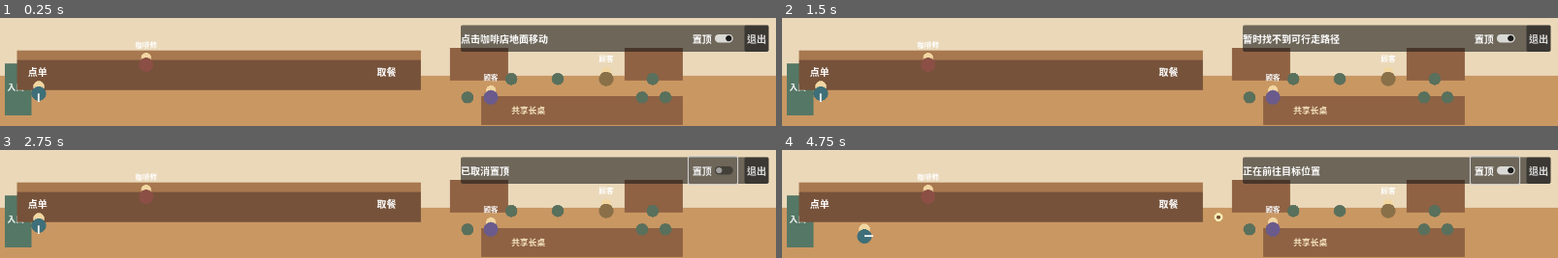
Above: before the commit, frames 1-4 (two rows, left to right).
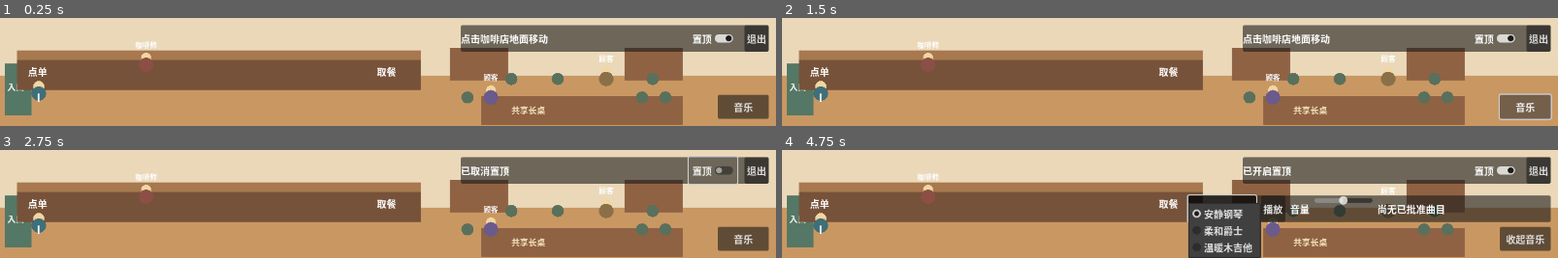
Above: after the commit, the same moments.

Repository: wtfllix/coffee-time
Game: Godot game, scene res://scenes/main.tscn
Two runs of this game, one before a commit and one after it. Both use one fixed random seed, a clock stepped at 60 frames per second and the inputs below.
Inputs (mouse positions are in pixels of both pictures, inside the frame that each line leads up to):
- Up to frame 1 (0.25 s): no input
- Up to frame 2 (1.5 s): click (1526, 106) at 0.5 s, where only the run after the commit has a clickable "音乐"; click (1526, 106) at 1.25 s, where only the run after the commit has a clickable "收起音乐"
- Up to frame 3 (2.75 s): click "置顶" at 2 s
- Up to frame 4 (4.75 s): click "置顶" at 2.75 s; click (1526, 238) at 3.5 s, where only the run after the commit has a clickable "音乐"; click (1224, 208) at 4.25 s, where only the run after the commit has a clickable "安静钢琴"

The runs differ from the first frame. In frame 1, 1.5% of the frame differs, in the area x 92-100%, y 70-94%; in frame 2, 2.5%; in frame 3, 1.5%; in frame 4, 18%, in the area x 4-100%, y 5-100%.

Commit message:
feat: integrate collapsible music player UI

Diff:
--- a/scripts/core/main.gd
+++ b/scripts/core/main.gd
@@ -12,11 +12,17 @@
 ## - res://scripts/ui/prototype_toolbar.gd
 ## - res://scripts/orders/order_controller.gd
 ## - res://scripts/ui/order_panel.gd
+## - res://scripts/audio/music_controller.gd
+## - res://scripts/persistence/local_settings.gd
+## - res://scripts/ui/music_panel.gd
 
 const CafePrototype := preload("res://scripts/cafe/cafe_prototype.gd")
 const PrototypeToolbar := preload("res://scripts/ui/prototype_toolbar.gd")
 const OrderControllerScript := preload("res://scripts/orders/order_controller.gd")
 const OrderPanelScript := preload("res://scripts/ui/order_panel.gd")
+const MusicControllerScript := preload("res://scripts/audio/music_controller.gd")
+const LocalSettingsScript := preload("res://scripts/persistence/local_settings.gd")
+const MusicPanelScript := preload("res://scripts/ui/music_panel.gd")
 const CoffeeDrink: DrinkDefinition = preload("res://data/drinks/coffee.tres")
 const TeaDrink: DrinkDefinition = preload("res://data/drinks/tea.tres")
 
@@ -28,6 +34,9 @@
 var toolbar: Control
 var order_controller: OrderController
 var order_panel: OrderPanel
+var music_controller: Node
+var local_settings: RefCounted
+var music_panel: Control
 var running_embedded: bool = false
 
 
@@ -66,6 +75,18 @@
 	order_controller = OrderControllerScript.new()
 	order_controller.name = "OrderController"
 	add_child(order_controller)
+
+	music_controller = MusicControllerScript.new()
+	music_controller.name = "MusicController"
+	add_child(music_controller)
+	local_settings = LocalSettingsScript.new()
+	var saved_music_settings: Dictionary = local_settings.load_music_settings(
+		MusicControllerScript.DEFAULT_CHANNEL_ID,
+		MusicControllerScript.DEFAULT_VOLUME,
+		MusicControllerScript.CHANNEL_IDS
+	)
+	music_controller.select_channel(saved_music_settings["channel_id"])
+	music_controller.set_volume(saved_music_settings["volume"])
 
 	cafe = CafePrototype.new()
 	cafe.name = "CafePrototype"
@@ -92,6 +113,21 @@
 	var available_drinks: Array[DrinkDefinition] = [CoffeeDrink, TeaDrink]
 	order_panel.configure(available_drinks)
 
+	music_panel = MusicPanelScript.new()
+	music_panel.name = "MusicPanel"
+	add_child(music_panel)
+	music_panel.set_anchors_preset(Control.PRESET_BOTTOM_RIGHT)
+	music_panel.offset_left = -610.0
+	music_panel.offset_top = -56.0
+	music_panel.offset_right = -12.0
+	music_panel.offset_bottom = -12.0
+	music_panel.configure(
+		music_controller.current_channel_id,
+		music_controller.volume,
+		false,
+		music_controller.has_playable_tracks()
+	)
+
 	cafe.status_changed.connect(toolbar.set_status)
 	cafe.interaction_requested.connect(_on_cafe_interaction_requested)
 	toolbar.always_on_top_changed.connect(_on_always_on_top_changed)
@@ -99,6 +135,11 @@
 	order_controller.state_changed.connect(_on_order_state_changed)
 	order_panel.drink_selected.connect(_on_drink_selected)
 	order_panel.cancelled.connect(_on_order_cancelled)
+	music_panel.channel_selected.connect(_on_music_channel_selected)
+	music_panel.play_requested.connect(_on_music_play_requested)
+	music_panel.stop_requested.connect(_on_music_stop_requested)
+	music_panel.volume_changed.connect(_on_music_volume_changed)
+	music_controller.playback_changed.connect(music_panel.set_playing)
 	cafe.set_order_state(order_controller.get_state_name())
 
 	if running_embedded:
@@ -164,3 +205,40 @@
 func _on_order_state_changed(state_name: StringName, message: String) -> void:
 	cafe.set_order_state(state_name)
 	toolbar.set_status(message)
+
+
+## 接收方：res://scripts/ui/music_panel.gd；切换后立即保存频道设置。
+func _on_music_channel_selected(channel_id: StringName) -> void:
+	if not music_controller.select_channel(channel_id):
+		toolbar.set_status(tr("无法识别这个音乐频道"))
+		return
+	music_panel.set_track_availability(music_controller.has_playable_tracks())
+	_save_music_settings()
+
+
+## 接收方：res://scripts/ui/music_panel.gd；每次启动都必须由用户主动触发。
+func _on_music_play_requested() -> void:
+	if music_controller.request_play():
+		toolbar.set_status(tr("音乐已开始播放"))
+	else:
+		toolbar.set_status(tr("当前频道还没有已批准的音乐"))
+
+
+func _on_music_stop_requested() -> void:
+	music_controller.stop()
+	toolbar.set_status(tr("音乐已停止"))
+
+
+## 接收方：res://scripts/ui/music_panel.gd；音量范围为 0.0–1.0。
+func _on_music_volume_changed(volume: float) -> void:
+	music_controller.set_volume(volume)
+	_save_music_settings()
+
+
+func _save_music_settings() -> void:
+	var save_error: Error = local_settings.save_music_settings(
+		music_controller.current_channel_id,
+		music_controller.volume
+	)
+	if save_error != OK:
+		toolbar.set_status(tr("本地音乐设置保存失败，错误码：%d") % save_error)
--- /dev/null
+++ b/scripts/ui/music_panel.gd
@@ -0,0 +1,173 @@
+class_name MusicPanel
+extends Control
+
+## 原型音乐播放器面板。
+##
+## 职责：用单个按钮展开或收起频道、播放、音量和曲目状态，不直接操作音频或文件。
+## 输入：主场景同步的频道、音量、播放状态和当前频道是否有曲目。
+## 输出：用户操作信号，由 res://scripts/core/main.gd 转发给 MusicController。
+## 依赖：res://scripts/audio/music_controller.gd 提供稳定频道 ID。
+
+## 发送方：本面板；接收方：res://scripts/core/main.gd。
+signal channel_selected(channel_id: StringName)
+
+## 发送方：本面板；接收方：res://scripts/core/main.gd。
+signal play_requested
+
+## 发送方：本面板；接收方：res://scripts/core/main.gd。
+signal stop_requested
+
+## 发送方：本面板；接收方：res://scripts/core/main.gd。
+signal volume_changed(volume: float)
+
+const CHANNEL_LABELS := {
+	&"quiet_piano": "安静钢琴",
+	&"soft_jazz": "柔和爵士",
+	&"warm_acoustic": "温暖木吉他",
+}
+const MusicControllerScript := preload("res://scripts/audio/music_controller.gd")
+const VOLUME_PERCENT_SCALE: float = 100.0
+const MENU_BUTTON_WIDTH_PIXELS: float = 84.0
+const MENU_BUTTON_HEIGHT_PIXELS: float = 40.0
+const EXPANDED_MENU_WIDTH_PIXELS: float = 598.0
+const EXPANDED_MENU_HEIGHT_PIXELS: float = 44.0
+const MENU_VERTICAL_GAP_PIXELS: float = 8.0
+
+var menu_button: Button
+var expanded_menu: PanelContainer
+var channel_selector: OptionButton
+var playback_button: Button
+var volume_slider: HSlider
+var availability_label: Label
+var is_playing: bool = false
+var suppress_user_signals: bool = false
+
+
+func _ready() -> void:
+	_build_controls()
+
+
+## 同步完整播放器显示；初始化和设置恢复时不会反向发送用户操作信号。
+func configure(
+	channel_id: StringName,
+	normalized_volume: float,
+	playing: bool,
+	has_tracks: bool
+) -> void:
+	suppress_user_signals = true
+	_select_channel_item(channel_id)
+	volume_slider.value = clampf(normalized_volume, 0.0, 1.0) * VOLUME_PERCENT_SCALE
+	suppress_user_signals = false
+	set_playing(playing)
+	set_track_availability(has_tracks)
+
+
+## 更新播放按钮文字。
+func set_playing(playing: bool) -> void:
+	is_playing = playing
+	if is_instance_valid(playback_button):
+		playback_button.text = tr("停止") if is_playing else tr("播放")
+
+
+## 更新当前频道的曲目提示。无曲目时仍允许点击播放，以显示清晰反馈。
+func set_track_availability(has_tracks: bool) -> void:
+	if not is_instance_valid(availability_label):
+		return
+	availability_label.text = tr("可以播放") if has_tracks else tr("尚无已批准曲目")
+
+
+func _build_controls() -> void:
+	# 根控件覆盖一块布局区域但不拦截咖啡店点击，只有按钮和展开菜单接收鼠标。
+	mouse_filter = Control.MOUSE_FILTER_IGNORE
+
+	menu_button = Button.new()
+	menu_button.text = tr("音乐")
+	menu_button.tooltip_text = tr("展开音乐播放器")
+	menu_button.set_anchors_preset(Control.PRESET_BOTTOM_RIGHT)
+	menu_button.offset_left = -MENU_BUTTON_WIDTH_PIXELS
+	menu_button.offset_top = -MENU_BUTTON_HEIGHT_PIXELS
+	menu_button.offset_right = 0.0
+	menu_button.offset_bottom = 0.0
+	menu_button.pressed.connect(_on_menu_button_pressed)
+	add_child(menu_button)
+
+	expanded_menu = PanelContainer.new()
+	expanded_menu.visible = false
+	expanded_menu.set_anchors_preset(Control.PRESET_BOTTOM_RIGHT)
+	expanded_menu.offset_left = -EXPANDED_MENU_WIDTH_PIXELS
+	expanded_menu.offset_top = -MENU_BUTTON_HEIGHT_PIXELS - MENU_VERTICAL_GAP_PIXELS - EXPANDED_MENU_HEIGHT_PIXELS
+	expanded_menu.offset_right = 0.0
+	expanded_menu.offset_bottom = -MENU_BUTTON_HEIGHT_PIXELS - MENU_VERTICAL_GAP_PIXELS
+	add_child(expanded_menu)
+
+	var row := HBoxContainer.new()
+	row.add_theme_constant_override("separation", 8)
+	expanded_menu.add_child(row)
+
+	channel_selector = OptionButton.new()
+	channel_selector.tooltip_text = tr("选择氛围音乐频道")
+	for channel_id: StringName in MusicControllerScript.CHANNEL_IDS:
+		channel_selector.add_item(tr(CHANNEL_LABELS[channel_id]))
+		channel_selector.set_item_metadata(channel_selector.item_count - 1, channel_id)
+	channel_selector.item_selected.connect(_on_channel_item_selected)
+	row.add_child(channel_selector)
+
+	playback_button = Button.new()
+	playback_button.text = tr("播放")
+	playback_button.tooltip_text = tr("音乐每次启动后需要主动播放")
+	playback_button.pressed.connect(_on_playback_pressed)
+	row.add_child(playback_button)
+
+	var volume_label := Label.new()
+	volume_label.text = tr("音量")
+	volume_label.vertical_alignment = VERTICAL_ALIGNMENT_CENTER
+	row.add_child(volume_label)
+
+	volume_slider = HSlider.new()
+	volume_slider.min_value = 0.0
+	volume_slider.max_value = VOLUME_PERCENT_SCALE
+	volume_slider.step = 1.0
+	volume_slider.custom_minimum_size.x = 96.0
+	volume_slider.tooltip_text = tr("音乐音量")
+	volume_slider.value_changed.connect(_on_volume_value_changed)
+	row.add_child(volume_slider)
+
+	availability_label = Label.new()
+	availability_label.text = tr("尚无已批准曲目")
+	availability_label.vertical_alignment = VERTICAL_ALIGNMENT_CENTER
+	row.add_child(availability_label)
+
+
+func _on_menu_button_pressed() -> void:
+	expanded_menu.visible = not expanded_menu.visible
+	menu_button.text = tr("收起音乐") if expanded_menu.visible else tr("音乐")
+	menu_button.tooltip_text = (
+		tr("收起音乐播放器") if expanded_menu.visible else tr("展开音乐播放器")
+	)
+
+
+func _select_channel_item(channel_id: StringName) -> void:
+	for item_index in channel_selector.item_count:
+		if StringName(channel_selector.get_item_metadata(item_index)) == channel_id:
+			channel_selector.select(item_index)
+			return
+
+
+func _on_channel_item_selected(item_index: int) -> void:
+	if suppress_user_signals:
+		return
+	var channel_id := StringName(channel_selector.get_item_metadata(item_index))
+	channel_selected.emit(channel_id)
+
+
+func _on_playback_pressed() -> void:
+	if is_playing:
+		stop_requested.emit()
+	else:
+		play_requested.emit()
+
+
+func _on_volume_value_changed(percent: float) -> void:
+	if suppress_user_signals:
+		return
+	volume_changed.emit(percent / VOLUME_PERCENT_SCALE)
--- /dev/null
+++ b/tests/test_music_panel.gd
@@ -0,0 +1,84 @@
+extends SceneTree
+
+## 音乐播放器面板的无窗口自动化测试。
+##
+## 运行：godot4 --headless --path . --script tests/test_music_panel.gd
+## 预期：输出 [PASS]，进程退出码为 0。
+
+const MusicPanelScript := preload("res://scripts/ui/music_panel.gd")
+
+var failure_count: int = 0
+var selected_channel_id: StringName = &""
+var requested_volume: float = -1.0
+var play_request_count: int = 0
+var stop_request_count: int = 0
+var panel: Control
+
+
+func _init() -> void:
+	panel = MusicPanelScript.new()
+	root.add_child(panel)
+	panel.channel_selected.connect(_on_channel_selected)
+	panel.volume_changed.connect(_on_volume_changed)
+	panel.play_requested.connect(_on_play_requested)
+	panel.stop_requested.connect(_on_stop_requested)
+	call_deferred("_run_checks")
+
+
+func _run_checks() -> void:
+	panel.configure(&"soft_jazz", 0.35, false, false)
+	_check(not panel.expanded_menu.visible, "music controls start collapsed")
+	panel.menu_button.pressed.emit()
+	_check(panel.expanded_menu.visible, "music button expands the controls")
+	_check(panel.menu_button.text == "收起音乐", "expanded button explains how to close")
+	var selected_index: int = panel.channel_selector.selected
+	_check(
+		StringName(panel.channel_selector.get_item_metadata(selected_index)) == &"soft_jazz",
+		"configure restores the selected channel"
+	)
+	_check(is_equal_approx(panel.volume_slider.value, 35.0), "configure restores volume percent")
+	_check(panel.playback_button.text == "播放", "stopped state displays play")
+	_check(panel.availability_label.text == "尚无已批准曲目", "missing tracks are explained")
+
+	panel.channel_selector.select(2)
+	panel.channel_selector.item_selected.emit(2)
+	_check(selected_channel_id == &"warm_acoustic", "channel selection emits stable ID")
+	panel.volume_slider.value = 60.0
+	_check(is_equal_approx(requested_volume, 0.6), "slider emits normalized volume")
+	panel.playback_button.pressed.emit()
+	_check(play_request_count == 1, "stopped button requests playback")
+
+	panel.set_playing(true)
+	panel.playback_button.pressed.emit()
+	_check(stop_request_count == 1, "playing button requests stop")
+	panel.menu_button.pressed.emit()
+	_check(not panel.expanded_menu.visible, "music button collapses the controls")
+
+	if failure_count > 0:
+		quit(1)
+		return
+	print("[PASS] MusicPanel exposes channel, playback, volume, and availability controls.")
+	quit(0)
+
+
+func _on_channel_selected(channel_id: StringName) -> void:
+	selected_channel_id = channel_id
+
+
+func _on_volume_changed(volume: float) -> void:
+	requested_volume = volume
+
+
+func _on_play_requested() -> void:
+	play_request_count += 1
+
+
+func _on_stop_requested() -> void:
+	stop_request_count += 1
+
+
+func _check(condition: bool, description: String) -> void:
+	if condition:
+		return
+	push_error("[FAIL] %s" % description)
+	failure_count += 1
Not shown, added: scripts/audio/music_controller.gd.uid
Not shown, added: scripts/persistence/local_settings.gd.uid
Not shown, added: scripts/ui/music_panel.gd.uid
Not shown, added: tests/test_music_controller.gd.uid
Not shown, added: tests/test_music_panel.gd.uid
Not shown, changed: PROGRESS.md
Not shown, changed: README.md
Not shown, changed: STRUCTURE.md
